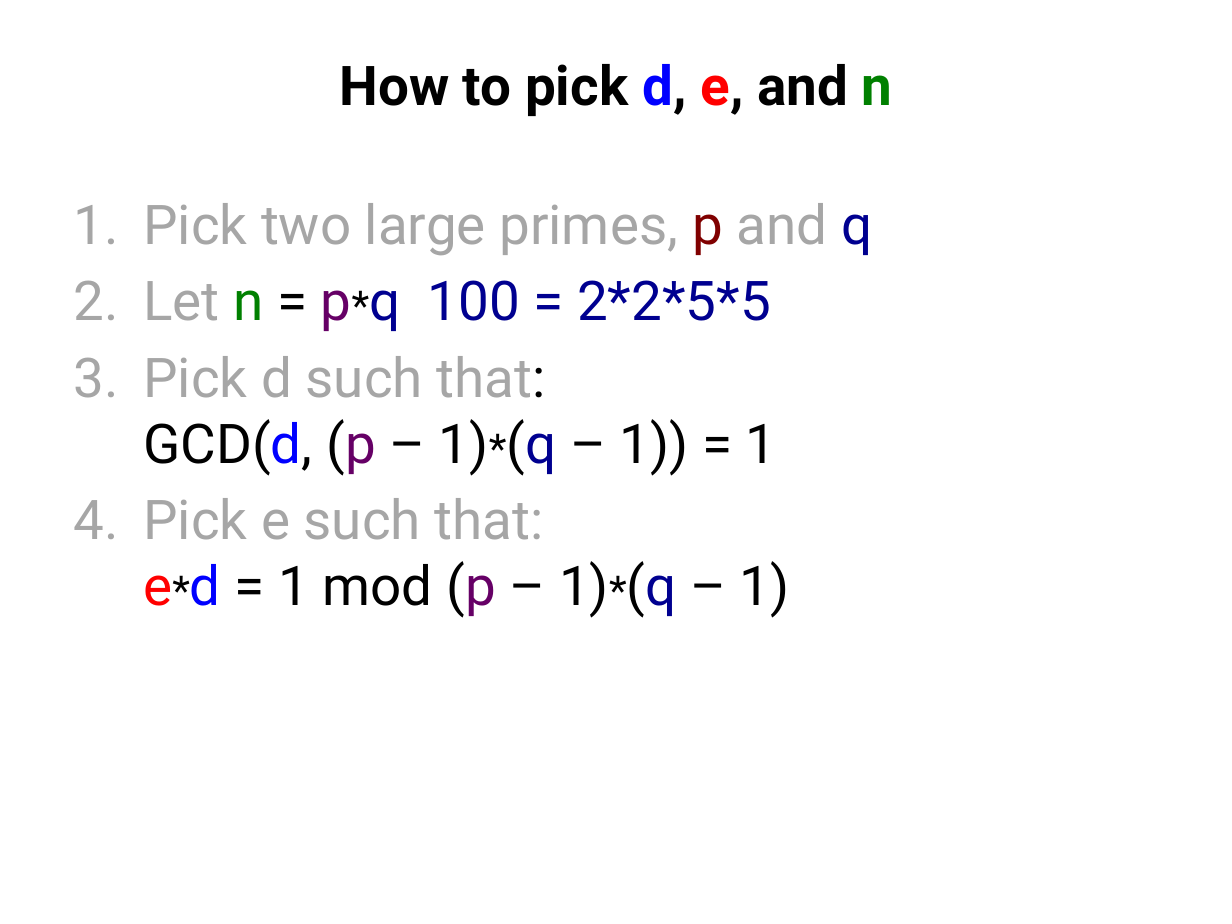
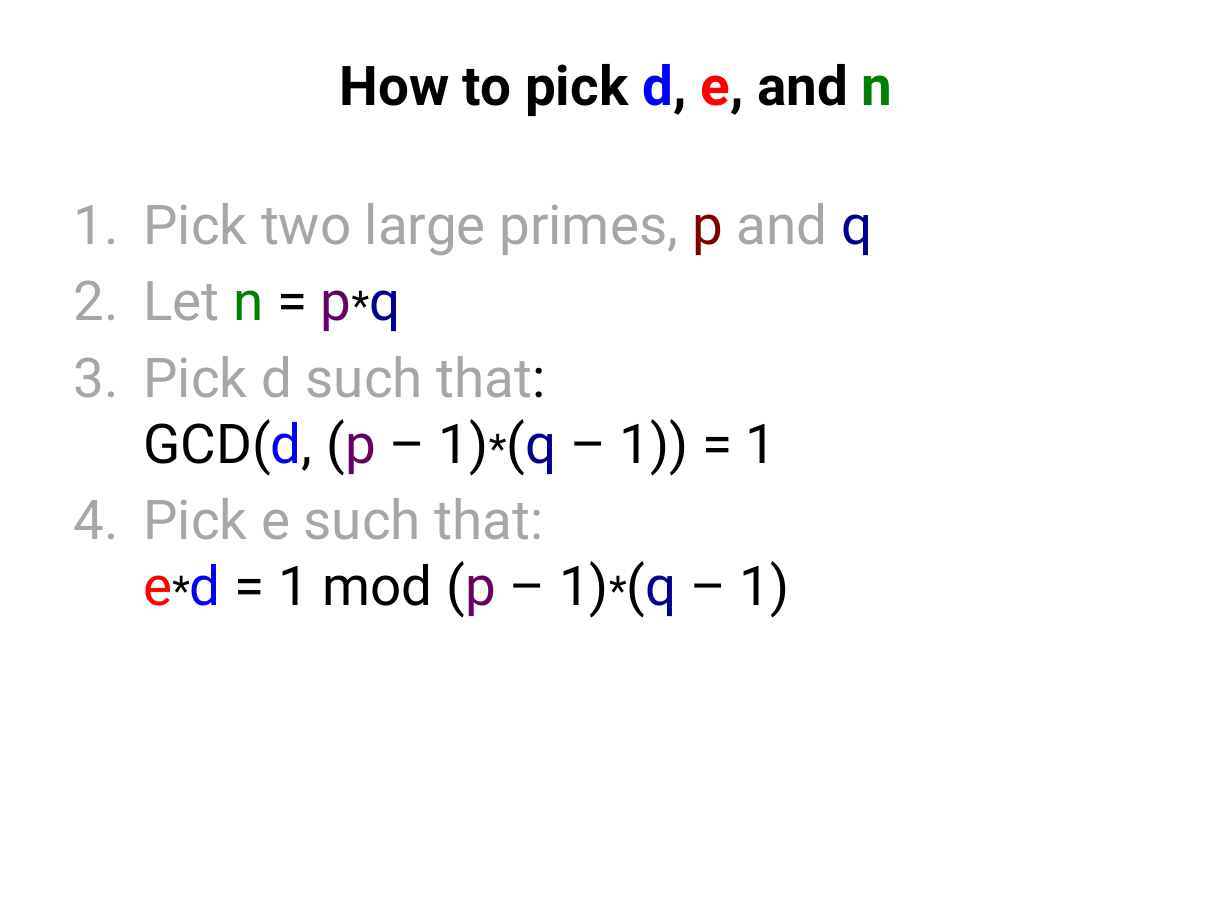
Before and after one commit to edge-effect/edge-effect.github.io, a slide deck: slide 11 of talks/david-18-may-2014/https.pptx. Drawn at 1232x924 pixels with LibreOffice and Linux fonts; fonts in the diff are those of the drawing. Boxes give left, top, right and bottom in pixels: in the first picture for what was removed or moved away, otherwise in the second. Text is boxed around its words. In the diff, an @@ line names an element or a change of style, - is before the commit and + after.

Commit message:
Upload most up to date power point

```diff
--- a/talks/david-18-may-2014/https.pptx
+++ b/talks/david-18-may-2014/https.pptx
@@ text at (x1=143, y1=281, x2=400, y2=331): text changed; text colour #000090 to #A6A6A6 @@
-2. Let n = p*q 100 = 2*2*5*5
+2. Let n = p*q
```
